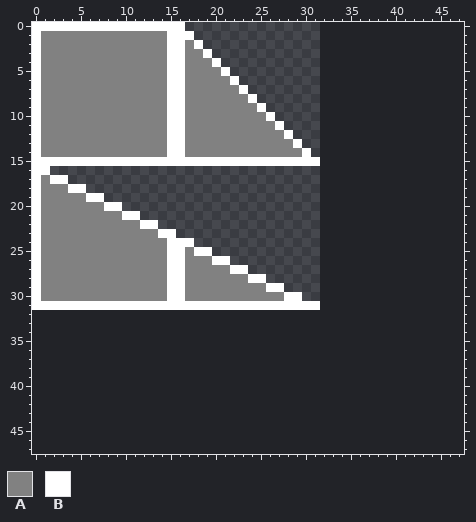
One commit to this pixel-art file: Assets/_game/Art/Tiles/Prototype/prototype.ase. The first picture shows the starting point.
32x32 pixels, 1 frame. The old version is drawn lined up with the new one, on the new canvas.
Palette (. is transparent): A #818181  B #ffffff
Pixels before, first column x 0:
 0 BBBBBBBBBBBBBBBBB...............
 1 BAAAAAAAAAAAAAABBB..............
 2 BAAAAAAAAAAAAAABBAB.............
 3 BAAAAAAAAAAAAAABBAAB............
 4 BAAAAAAAAAAAAAABBAAAB...........
 5 BAAAAAAAAAAAAAABBAAAAB..........
 6 BAAAAAAAAAAAAAABBAAAAAB.........
 7 BAAAAAAAAAAAAAABBAAAAAAB........
 8 BAAAAAAAAAAAAAABBAAAAAAAB.......
 9 BAAAAAAAAAAAAAABBAAAAAAAAB......
10 BAAAAAAAAAAAAAABBAAAAAAAAAB.....
11 BAAAAAAAAAAAAAABBAAAAAAAAAAB....
12 BAAAAAAAAAAAAAABBAAAAAAAAAAAB...
13 BAAAAAAAAAAAAAABBAAAAAAAAAAAAB..
14 BAAAAAAAAAAAAAABBAAAAAAAAAAAAAB.
15 BBBBBBBBBBBBBBBBBBBBBBBBBBBBBBBB
16 BB..............................
17 BABB............................
18 BAAABB..........................
19 BAAAAABB........................
20 BAAAAAAABB......................
21 BAAAAAAAAABB....................
22 BAAAAAAAAAAABB..................
23 BAAAAAAAAAAAAABB................
24 BAAAAAAAAAAAAAABBB..............
25 BAAAAAAAAAAAAAABBABB............
26 BAAAAAAAAAAAAAABBAAABB..........
27 BAAAAAAAAAAAAAABBAAAAABB........
28 BAAAAAAAAAAAAAABBAAAAAAABB......
29 BAAAAAAAAAAAAAABBAAAAAAAAABB....
30 BAAAAAAAAAAAAAABBAAAAAAAAAAABB..
31 BBBBBBBBBBBBBBBBBBBBBBBBBBBBBBBB
The same view after the edit:
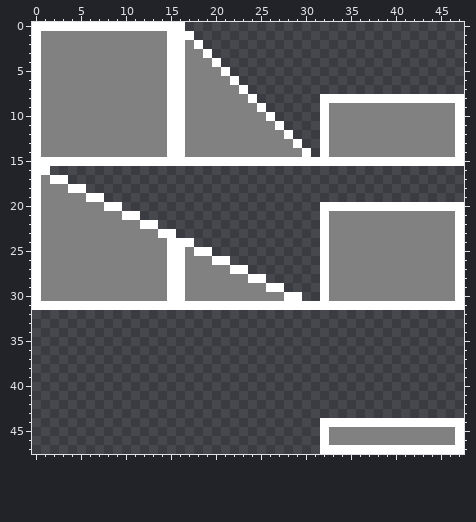
Changes in this commit:
canvas 32x32 -> 48x48
Changed rows in their new state; - is an unchanged pixel.
first column x 32:
 8 BBBBBBBBBBBBBBBB
 9 BAAAAAAAAAAAAAAB
10 BAAAAAAAAAAAAAAB
11 BAAAAAAAAAAAAAAB
12 BAAAAAAAAAAAAAAB
13 BAAAAAAAAAAAAAAB
14 BAAAAAAAAAAAAAAB
15 BBBBBBBBBBBBBBBB
first column x 32:
20 BBBBBBBBBBBBBBBB
21 BAAAAAAAAAAAAAAB
22 BAAAAAAAAAAAAAAB
23 BAAAAAAAAAAAAAAB
24 BAAAAAAAAAAAAAAB
25 BAAAAAAAAAAAAAAB
26 BAAAAAAAAAAAAAAB
27 BAAAAAAAAAAAAAAB
28 BAAAAAAAAAAAAAAB
29 BAAAAAAAAAAAAAAB
30 BAAAAAAAAAAAAAAB
31 BBBBBBBBBBBBBBBB
first column x 32:
44 BBBBBBBBBBBBBBBB
45 BAAAAAAAAAAAAAAB
46 BAAAAAAAAAAAAAAB
47 BBBBBBBBBBBBBBBB
Pixel boxes of the changes (left, top, right, bottom) in both pictures:
added: (320, 94, 464, 310)
added: (320, 418, 464, 454)
